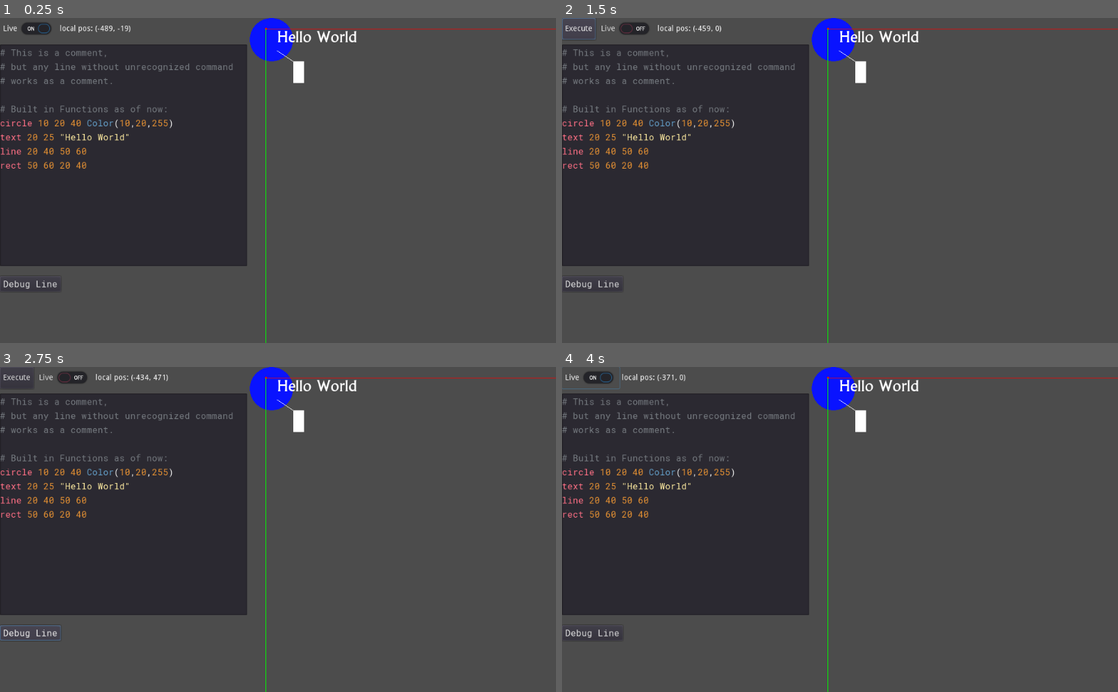
Above: before the commit, frames 1-4 (two rows, left to right).
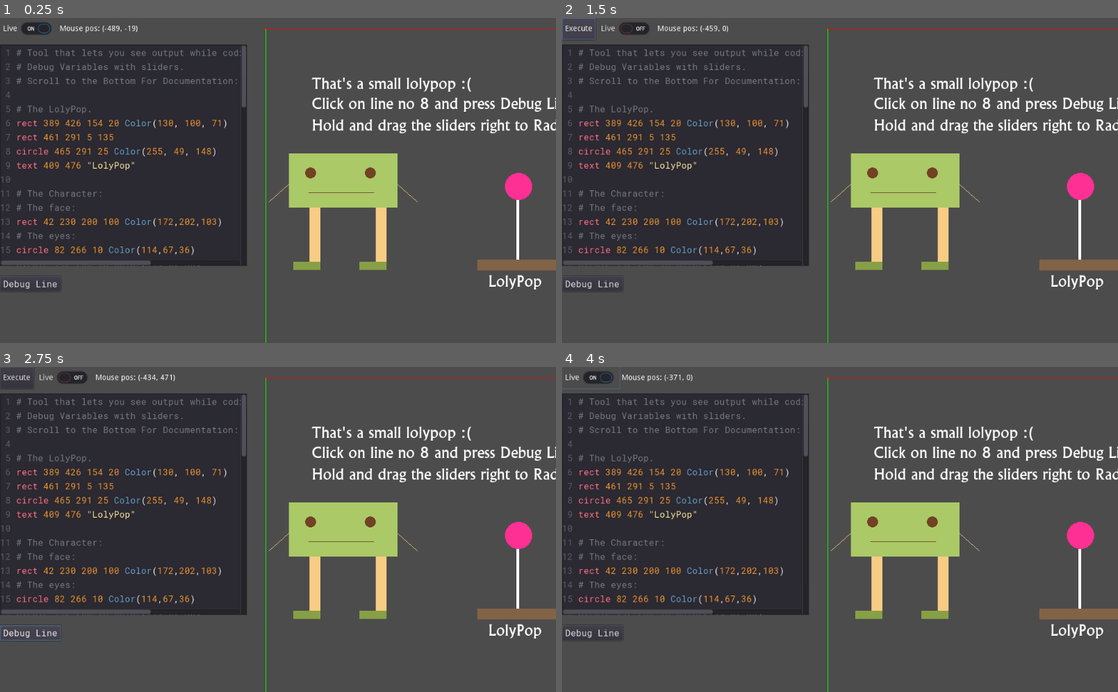
Above: after the commit, the same moments.

Repository: AnilBK/InteractiveProgramming
Game: Godot game, scene res://Main.tscn
Same seed, same stepped clock (60 frames per second), same inputs: the game is played once before the commit and once after it.
Inputs:
- Up to frame 1 (0.25 s): no input
- Up to frame 2 (1.5 s): click "Live" at 0.5 s; click "Execute" at 1.25 s
- Up to frame 3 (2.75 s): click "Debug Line" at 2 s
- Up to frame 4 (4 s): click "Execute" at 2.75 s; click "Live" at 3.5 s

The runs differ from the first frame. In frame 1, 12% of the frame differs, in the area x 0-100%, y 0-84%; in frame 2, 12%; in frame 3, 12%; in frame 4, 12%.

Commit message:
Documentation For Release :

Diff:
--- a/Main.gd
+++ b/Main.gd
@@ -77,8 +77,7 @@
 func _process(_delta):
 	var m_pos = get_global_mouse_position()
 	var l_pos = str(local_pos(m_pos))
-#	$HBoxContainer/Label.text = str(m_pos) + " local pos: " + l_pos
-	$HBoxContainer/Label.text = "local pos: " + l_pos
+	$HBoxContainer/Label.text = "Mouse pos: " + l_pos
 
 	var curr_line = current_line()
 	if curr_line != currently_debugged_line:
--- a/Main.tscn
+++ b/Main.tscn
@@ -40,18 +40,65 @@
 margin_right = 455.0
 margin_bottom = 458.0
 custom_fonts/font = SubResource( 1 )
-text = "# This is a comment,
-# but any line without unrecognized command
+text = "# Tool that lets you see output while coding.
+# Debug Variables with sliders.
+# Scroll to the Bottom For Documentation:
+
+# The LolyPop.
+rect 389 426 154 20 Color(130, 100, 71)
+rect 461 291 5 135
+circle 465 291 25 Color(255, 49, 148)
+text 409 476 \"LolyPop\"
+
+# The Character:
+# The face:
+rect 42 230 200 100 Color(172,202,103)
+# The eyes:
+circle 82 266 10 Color(114,67,36)
+circle 192 266 10 Color(114,67,36)
+# The Mouth:
+line 78 302 199 303 Color(119,81,51)
+
+# The Legs.
+rect 80 330 20 100 Color(249, 205, 133)
+rect 202 330 20 100 Color(249, 205, 133)
+# The Shoes.
+rect 50 430 50 15 Color(136, 161, 71)
+rect 172 430 50 15 Color(136, 161, 71)
+
+# Hands.
+line 42 287 5 320 Color(251,206,137)
+line 242 287 279 320 Color(251,206,137)
+
+text 84 111 \"That's a small lolypop :(\"
+text 84 148 \"Click on line no 8 and press Debug Line\".
+text 84 188 \"Hold and drag the sliders right to Radius.\"
+
+#####################################################################
+#####################################################################
+#####################################################################
+
+# The Documentation:
+
+# This is a comment,
+# but any line with unrecognized command
 # works as a comment.
 
 # Built in Functions as of now:
-circle 10 20 40 Color(10,20,255)
-text 20 25 \"Hello World\"
-line 20 40 50 60
-rect 50 60 20 40
+# circle x y radius
+# rect x y width height
+# line x1 y1 x2 y2
+# text x y \"Some Text Inside\"
 
+# All these functions can,
+#   take an optional Color(r,g,b).
+# circle x y radius Color(r, g, b)
 
-"
+# Middle Click to Insert Current Mouse Position at Cursor Location.
+
+# A Project By : Anil BK
+# Source Code  : https://github.com/AnilBK/InteractiveProgramming/"
+show_line_numbers = true
 
 [node name="StackDecomposeVbox" type="VBoxContainer" parent="."]
 margin_top = 477.0
Not shown, changed: export_presets.cfg
